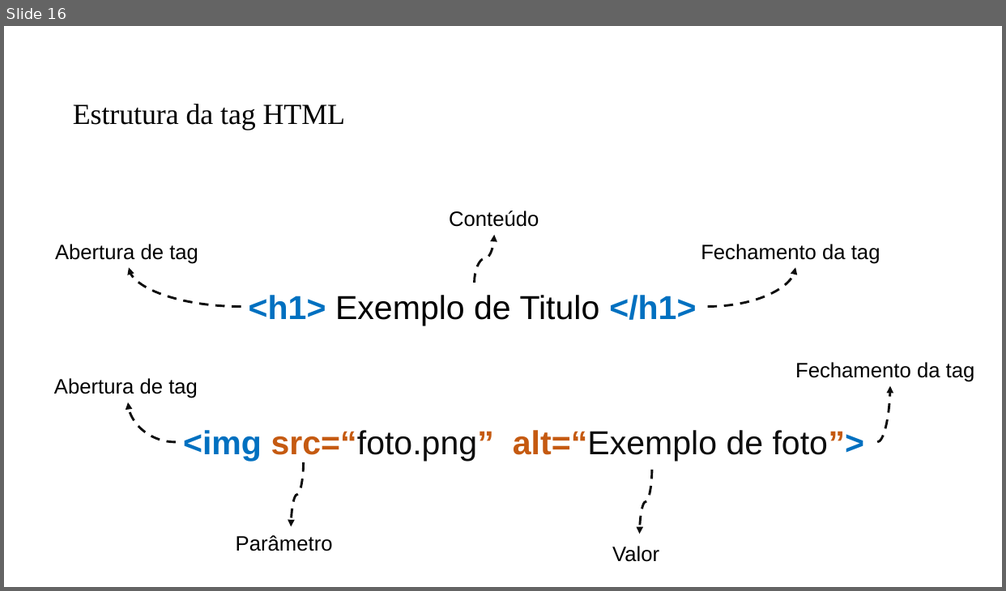
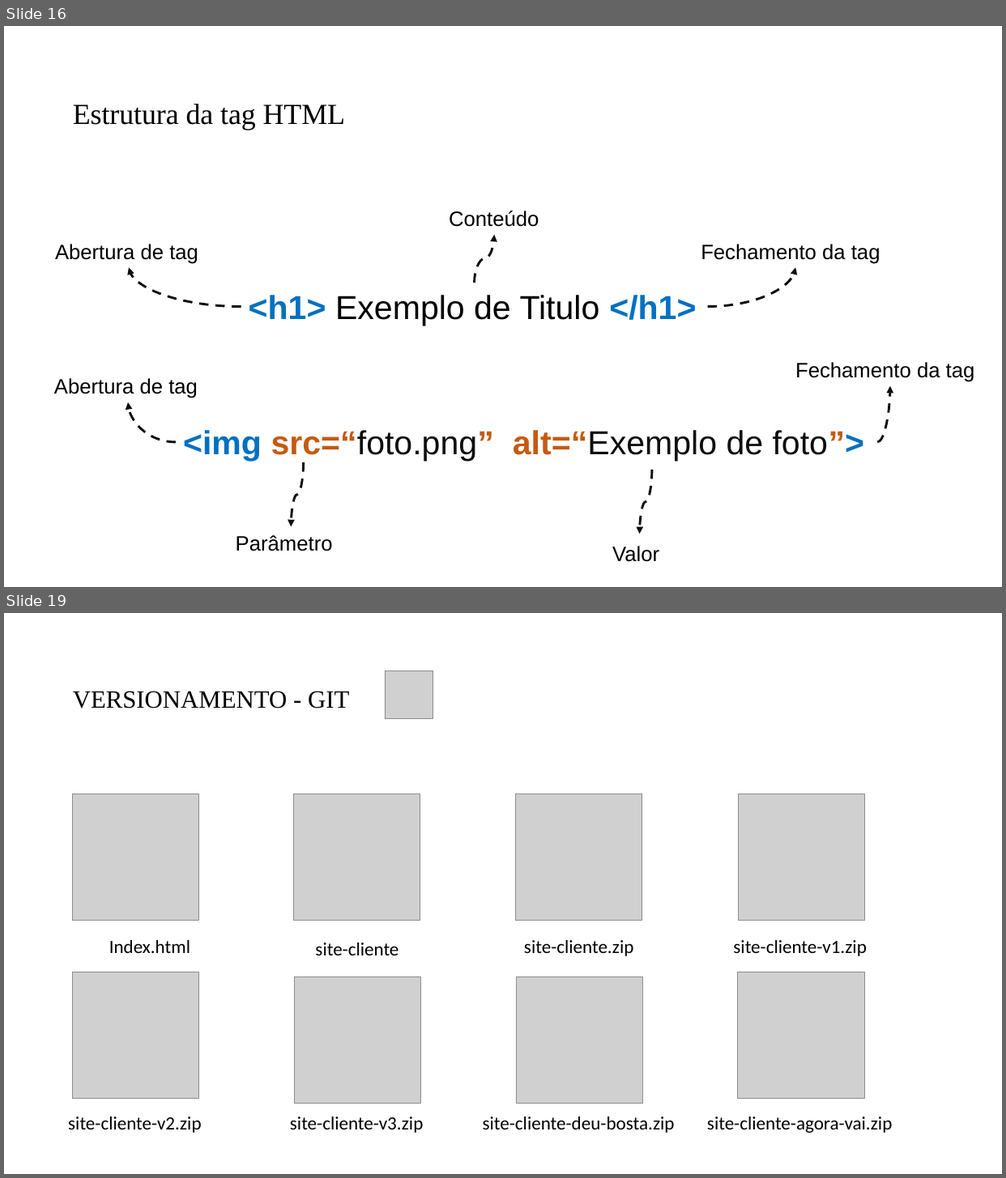
Before and after one commit to PedroMiho/UMC, a slide deck: Lógica e Programação/Módulo 01 - HTML e CSS/Aula 01 - Aula Inaugural/Aula Inaugural.pptx. Shown one above the other, each under a label of ours: slide 16 before the commit, slides 16 and 19 after it; the slides between them are not shown. The pictures are 1006x591 and 1006x1178 pixels, drawn with LibreOffice and Linux fonts; fonts in the diff are those of the drawing; grey boxes stand for pictures; background and template pictures are left out. Boxes give left, top, right and bottom in pixels: in the first picture for what was removed or moved away, otherwise in the second. Text is boxed around its words. In the diff, an @@ line names an element or a change of style, - is before the commit and + after.

```diff
--- a/Lógica e Programação/Módulo 01 - HTML e CSS/Aula 01 - Aula Inaugural/Aula Inaugural.pptx
+++ b/Lógica e Programação/Módulo 01 - HTML e CSS/Aula 01 - Aula Inaugural/Aula Inaugural.pptx
@@ slide 19 added at (4, 613, 1002, 1174), background #FFFFFF @@
@@ picture added at (385, 671, 433, 718) @@
@@ title added at (73, 691, 349, 709), 24 pt, text #000000 @@
+VERSIONAMENTO - GIT
@@ picture added at (73, 794, 199, 921) @@
@@ picture added at (294, 794, 420, 921) @@
@@ picture added at (516, 794, 642, 921) @@
@@ picture added at (739, 794, 865, 921) @@
@@ text added at (109, 940, 190, 953), 18 pt, text #000000 @@
+Index.html
@@ text added at (315, 943, 398, 956), 18 pt, text #000000 @@
+site-cliente
@@ text added at (524, 940, 633, 956), 18 pt, text #000000 @@
+site-cliente.zip
@@ text added at (733, 940, 866, 956), 18 pt, text #000000 @@
+site-cliente-v1.zip
@@ picture added at (73, 973, 199, 1099) @@
@@ picture added at (295, 977, 421, 1103) @@
@@ picture added at (516, 977, 642, 1103) @@
@@ picture added at (738, 973, 864, 1099) @@
@@ text added at (68, 1117, 201, 1133), 18 pt, text #000000 @@
+site-cliente-v2.zip
@@ text added at (290, 1117, 423, 1133), 18 pt, text #000000 @@
+site-cliente-v3.zip
@@ text added at (483, 1117, 675, 1133), 18 pt, text #000000 @@
+site-cliente-deu-bosta.zip
@@ text added at (707, 1117, 892, 1133), 18 pt, text #000000 @@
+site-cliente-agora-vai.zip
```
Also in this commit, not shown: 2 slides changed, 23 other slides added, 1 slide removed.
